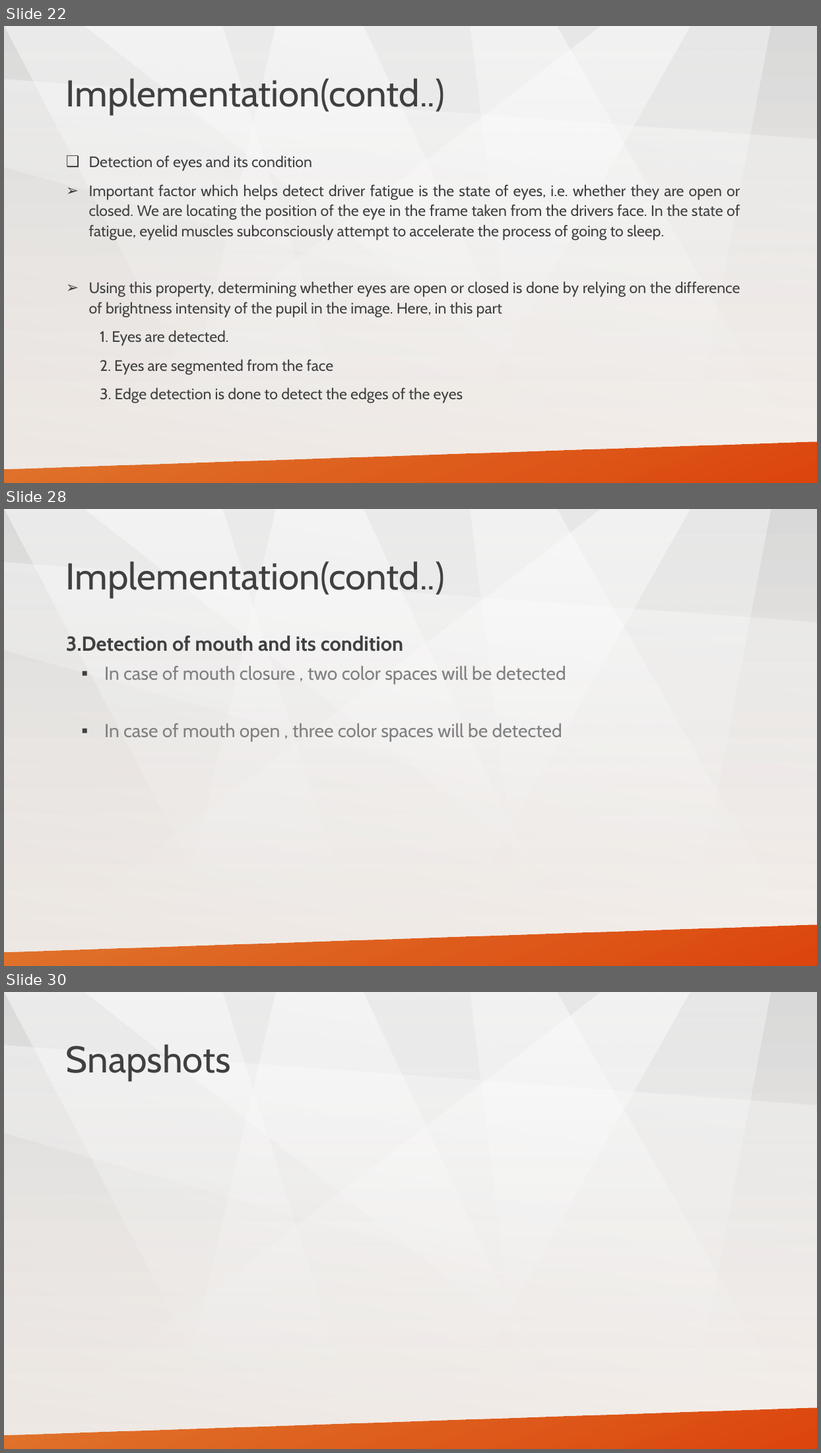
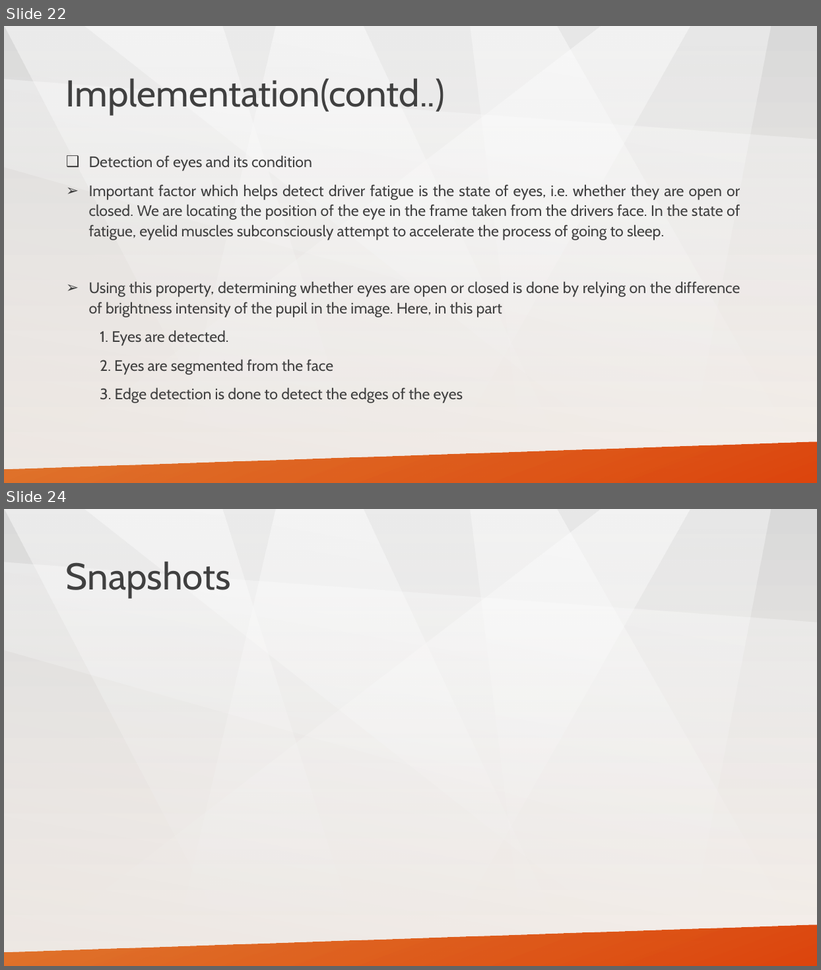
Before and after one commit to tathagatnawadia/Project-YellowPanda, a slide deck: Presentation/project_yellowpanda.pptx. Shown one above the other, each under a label of ours: slides 22, 28 and 30 before the commit, slides 22 and 24 after it; the slides between them are not shown. The pictures are 821x1453 and 821x970 pixels, drawn with LibreOffice and Linux fonts; fonts in the diff are those of the drawing. Boxes give left, top, right and bottom in pixels: in the first picture for what was removed or moved away, otherwise in the second. Text is boxed around its words. In the diff, an @@ line names an element or a change of style, - is before the commit and + after.

```diff
--- a/Presentation/project_yellowpanda.pptx
+++ b/Presentation/project_yellowpanda.pptx
@@ slide 28 removed at [4, 509, 817, 966], background gradient #D9D9D9 to #FCF5EF; not listed: 8 template elements that a slide beside it also shows @@
@@ title removed at [66, 561, 445, 598] @@
-Implementation(contd..)
@@ text removed at [66, 636, 566, 741] @@
-3.Detection of mouth and its condition
-  ▪ In case of mouth closure , two color spaces will be detected
-  ▪ In case of mouth open , three color spaces will be detected
@@ what was slide 30 is now slide 24 @@
```
Also in this commit, not shown: 6 slides changed, 4 slides added, 9 other slides removed.
